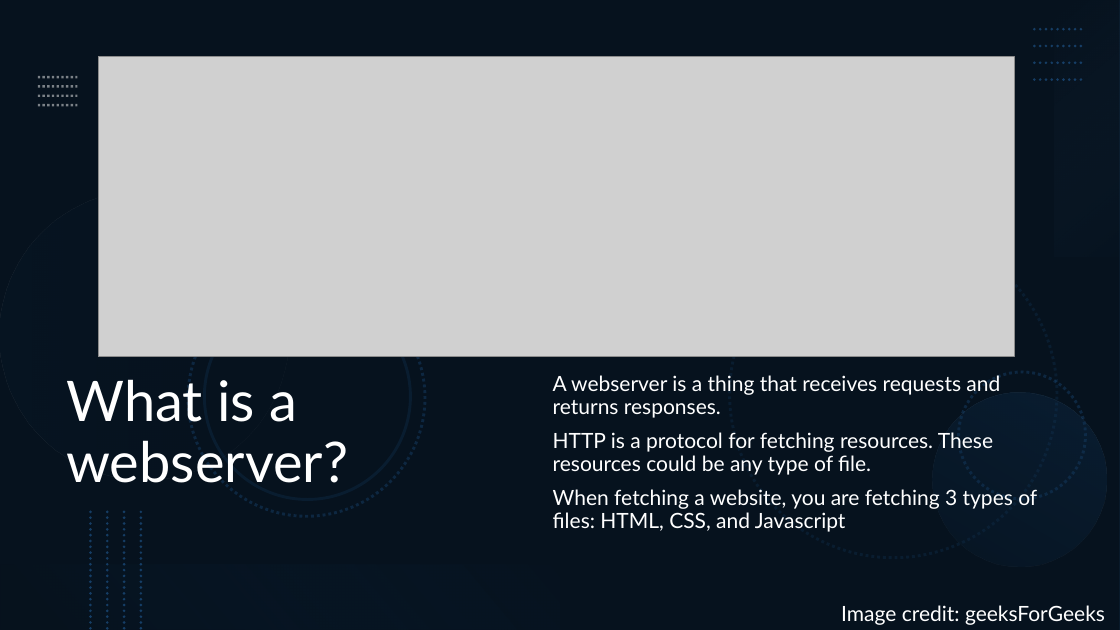
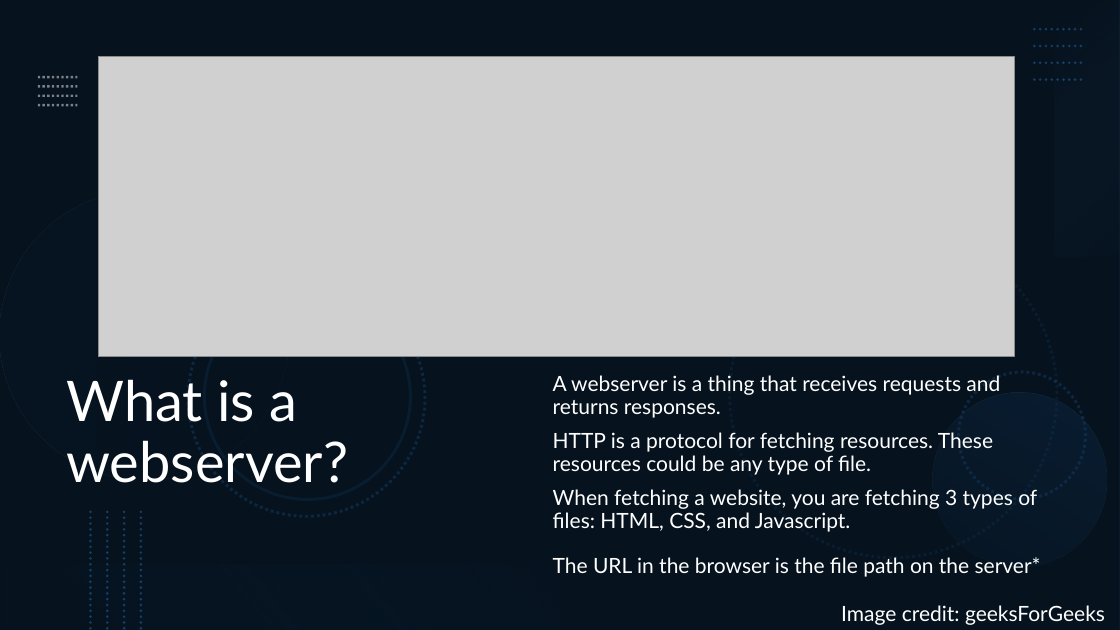
Before and after one commit to KirilBourakov/CS-Square-presentation, a slide deck: slide 3 of Presentation.pptx. Drawn at 1120x630 pixels with LibreOffice and Linux fonts; fonts in the diff are those of the drawing; grey boxes stand for pictures. Boxes give left, top, right and bottom in pixels: in the first picture for what was removed or moved away, otherwise in the second. Text is boxed around its words. In the diff, an @@ line names an element or a change of style, - is before the commit and + after.

```diff
--- a/Presentation.pptx
+++ b/Presentation.pptx
@@ text at box(553, 489, 1041, 577): text changed @@
-When fetching a website, you are fetching 3 types of files: HTML, CSS, and Javascript
+When fetching a website, you are fetching 3 types of files: HTML, CSS, and Javascript.
+The URL in the browser is the file path on the server*
```
Also in this commit, not shown: 4 slides added, 11 other files.
